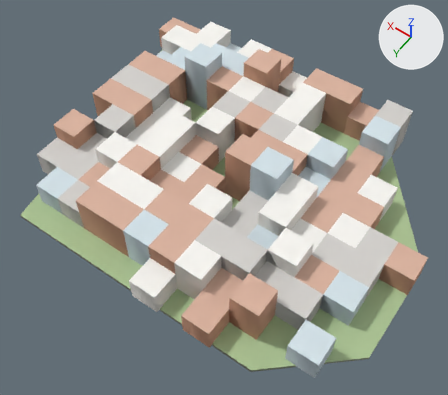
One commit to the glTF model godot_project/remake/sky/islands/SKY-075.lod2.glb: the scene before it, then after it.
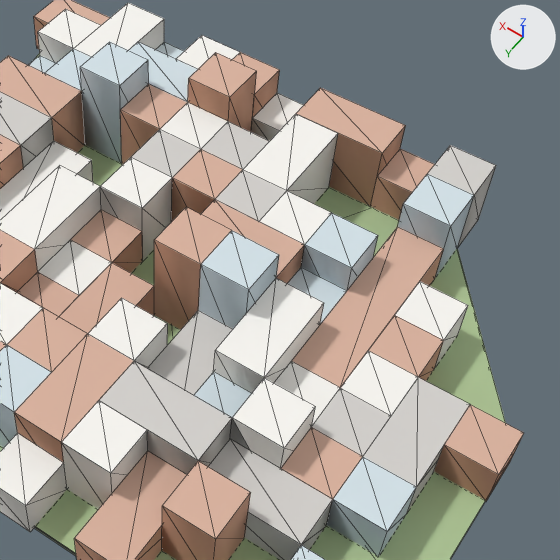
Old and new are each drawn whole from a 50 mm lens placed at (-121.0, 176.0, 258.0), pointed at (1.0, 4.0, -12.0) and again close up on the part from 31% to 100% of the width and 5% to 83% of the height. Every picture has the same lights, and +X, +Y and +Z are marked at upper right. The last two pictures show the newer version. The close-ups show mesh edges as thin lines. Vertices at exactly the same position are counted once.

Objects in the first close-up: 'deck', 'warren_hull' and 1 more.
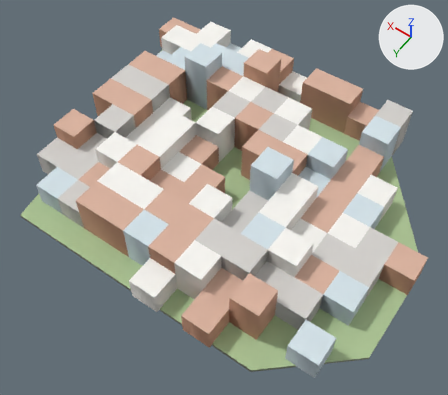
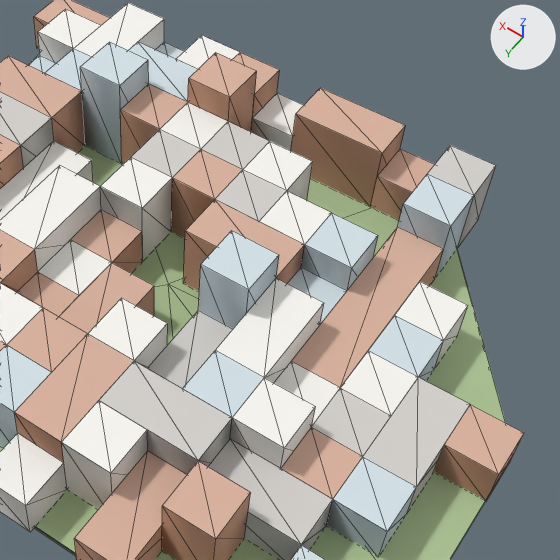
Changed parts and their boxes [x1, y1, x2, y2] in the close-ups (560 x 560 px):
part 1 of me_warren_hull, cut back
    before: [154, 114, 338, 418]
    after: [183, 141, 313, 418]
part 2 of me_warren_hull, recoloured (brown to pale blue)
    both: [368, 315, 444, 381]

Patch to the scene script:
```diff
--- a/godot_project/remake/sky/islands/SKY-075.lod2.glb.py
+++ b/godot_project/remake/sky/islands/SKY-075.lod2.glb.py
@@ me_warren_hull @@
 # used by ob_warren_hull; location = (0.0, 0.0, 0.0)
-me_warren_hull.from_pydata(...)  # 329 vertices, 750 faces; spans x -108.0..102.0, y -81.0..84.0, z 0.0..32.0
+me_warren_hull.from_pydata(...)  # 327 vertices, 740 faces; spans x -108.0..102.0, y -81.0..84.0, z 0.0..32.0
+# me_warren_hull part 1
+# 5 vertices are removed from x -33.0..-3.0, y -66.0..24.0, z 0.0..32.0
+# 28 faces are deleted
+# 3 vertices are added at (-33.0, 39.0, 23.0), (-18.0, -51.0, 0.0), (-18.0, -51.0, 23.0)
+# 18 new faces join them
+# me_warren_hull part 2: 10 kept faces spanning x -78.0..-63.0, y -21.0..-6.0, z 0.0..13.0 get new vertex colours; the middle colour goes from brown #c59479 to pale blue #becdd5
 me_warren_hull.materials.append(mat_sky_lod_bldg)
```
